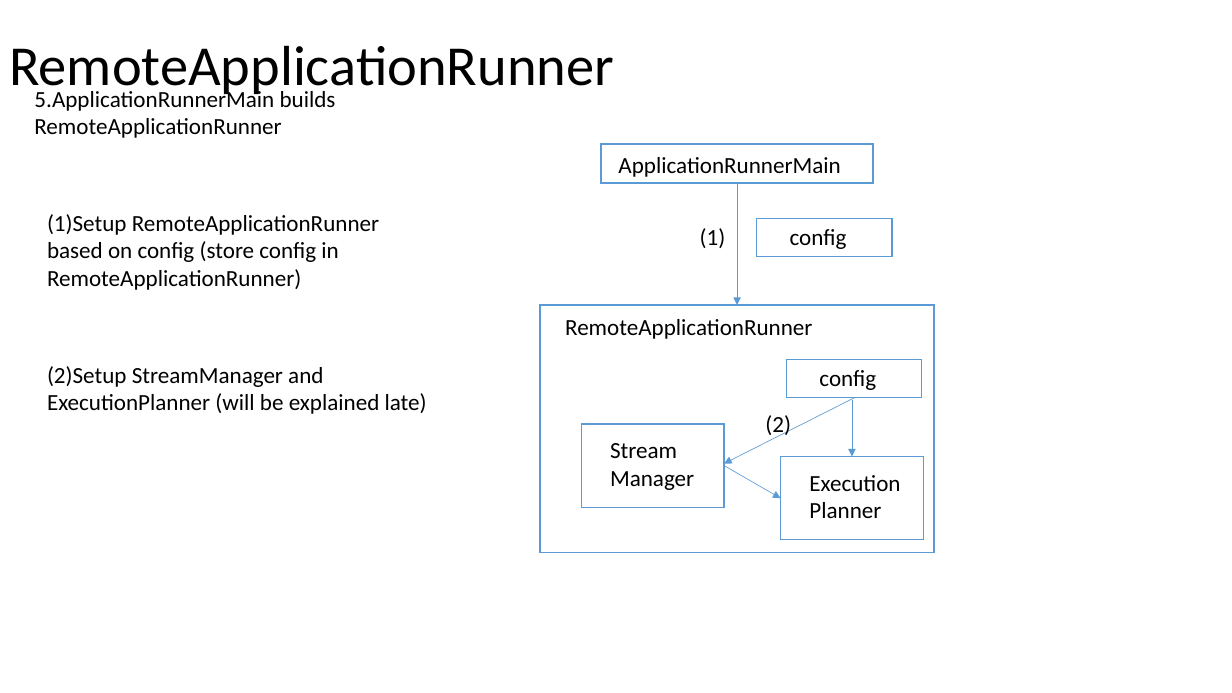
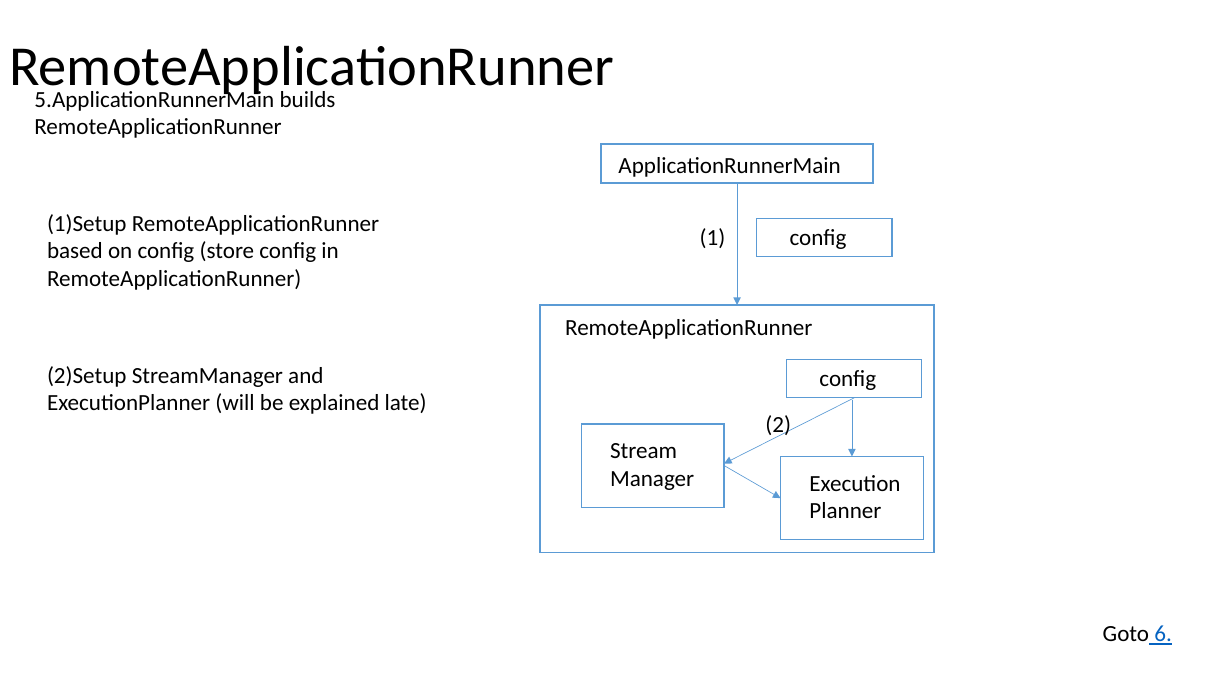
Before and after one commit to Swrrt/Samza-Documents, a slide deck: slide 24 of Documentation/SamzaStructure.pptx. Drawn at 1232x693 pixels with LibreOffice and Linux fonts; fonts in the diff are those of the drawing. Boxes give left, top, right and bottom in pixels: in the first picture for what was removed or moved away, otherwise in the second. Text is boxed around its words. In the diff, an @@ line names an element or a change of style, - is before the commit and + after.

Commit message:
ApplicationRunner is over!

```diff
--- a/Documentation/SamzaStructure.pptx
+++ b/Documentation/SamzaStructure.pptx
@@ text added at bbox=[1103, 625, 1172, 645], 18 pt, text #000000 @@
+Goto 6.
```
Also in this commit, not shown: 8 other slides changed, 5 slides added, 1 slide removed.
